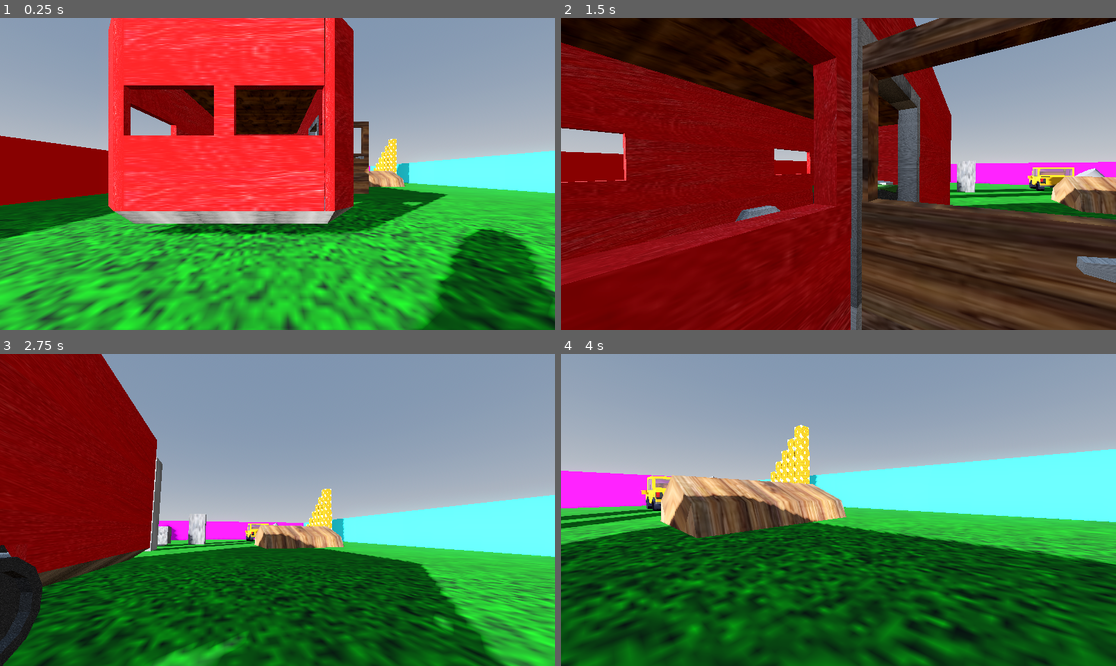
Above: before the commit, frames 1-4 (two rows, left to right).
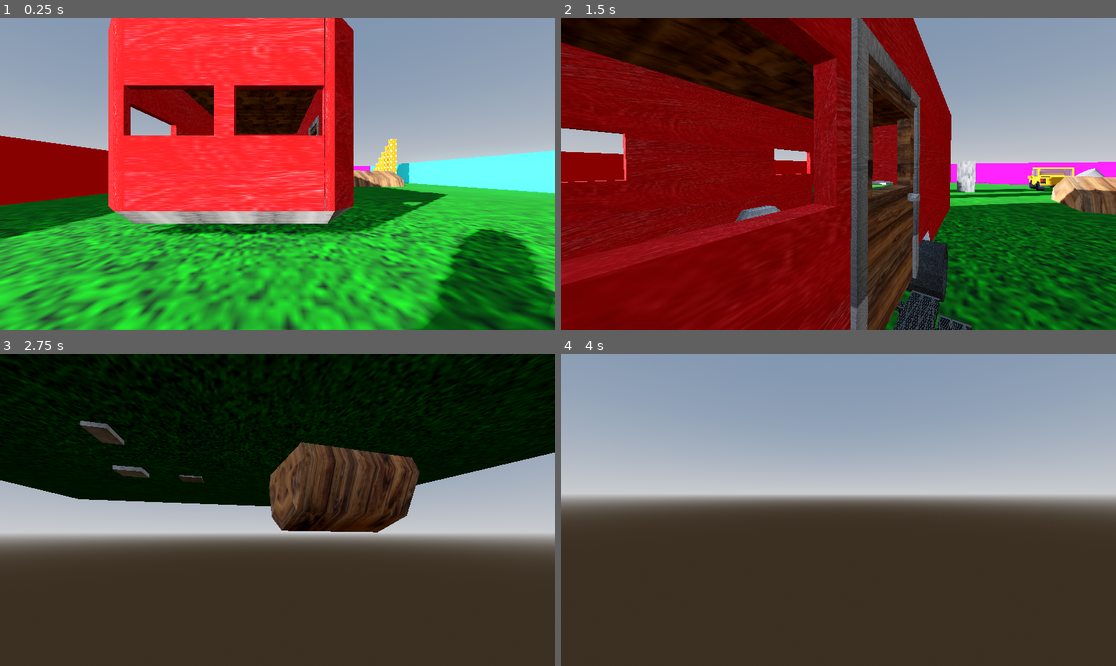
Above: after the commit, the same moments.

Repository: Solaros711/lockertesting
Game: Godot game, scene res://scenes/world.tscn
Same seed, same stepped clock (60 frames per second), same inputs: the game is played once before the commit and once after it.
Inputs (mouse positions are in pixels of both pictures, inside the frame that each line leads up to):
- Up to frame 1 (0.25 s): no input
- Up to frame 2 (1.5 s): move the mouse to (866, 174) at 0.52 s; hold W (forward) from 0.53 s (still down); tap E (interact) at 0.6, 1.35 s; tap Space (jump) at 0.77 s; move the mouse to (810, 174) at 1.27 s
- Up to frame 3 (2.75 s): keep holding W (forward); tap Space (jump) at 1.52 s; move the mouse to (288, 503) at 2.02 s; tap E (interact) at 2.1 s
- Up to frame 4 (4 s): keep holding W (forward); move the mouse to (832, 516) at 2.77 s; tap E (interact) at 2.85, 3.6 s; tap Space (jump) at 3.02, 3.77 s; move the mouse to (877, 513) at 3.52 s

The runs differ from the first frame. In frame 1, 0.5% of the frame differs, in the area x 55-67%, y 33-60%; in frame 2, 22%; in frame 3, 95%, in the area x 0-100%, y 0-100%; in frame 4, 63%.

Commit message:
updated names

Diff:
--- a/imports/rv/rv test6.tscn
+++ b/imports/rv/rv test6.tscn
@@ -1391,7 +1391,7 @@
 skeleton = NodePath("")
 
 [node name="door_body" type="Node3D" parent="Node/root/outer/walls/east/door"]
-transform = Transform3D(-4.37114e-08, 0, -1, 0, 1, 0, 1, 0, -4.37114e-08, 1.68359, 1.10547, 1.69141)
+transform = Transform3D(1, 0, 0, 0, 1, 0, 0, 0, 1, 1.68359, 1.10547, 1.69141)
 
 [node name="door_handle" type="Node3D" parent="Node/root/outer/walls/east/door/door_body"]
 transform = Transform3D(1, 0, 0, 0, 1, 0, 0, 0, 1, 0.0898438, -0.0195313, -0.941406)
--- a/scenes/world.tscn
+++ b/scenes/world.tscn
@@ -150,17 +150,17 @@
 transform = Transform3D(0.787064, -0.616871, 0, 0.616871, 0.787064, 0, 0, 0, 1, 7.6571, -0.0568781, 8.27894)
 use_collision = true
 
-[node name="blockbench_export3" parent="." instance=ExtResource("8_4mrxx")]
+[node name="blocks" parent="." instance=ExtResource("8_4mrxx")]
 transform = Transform3D(1, 0, 0, 0, 1, 0, 0, 0, 1, 9.58836, -0.498999, 7.33168)
 
-[node name="blockbench_export4" parent="." instance=ExtResource("10_w7kh3")]
+[node name="ghoul" parent="." instance=ExtResource("10_w7kh3")]
 transform = Transform3D(0.6, 0, 0, 0, 0.6, 0, 0, 0, 0.6, -3.63192, -0.495351, 5.2707)
 
-[node name="blockbench_export7" parent="." instance=ExtResource("12_jhx03")]
+[node name="bot" parent="." instance=ExtResource("12_jhx03")]
 transform = Transform3D(1, 0, 0, 0, 1, 0, 0, 0, 1, -4.90968, -0.295874, 3.50558)
 
-[node name="blockbench_export" parent="." instance=ExtResource("9_7r4gi")]
+[node name="truck" parent="." instance=ExtResource("9_7r4gi")]
 transform = Transform3D(1.7, 0, 0, 0, 1.7, 0, 0, 0, 1.7, 6.68379, -0.499, 4.57465)
 
-[node name="blockbench_export2" parent="." instance=ExtResource("11_q5onr")]
+[node name="rv" parent="." instance=ExtResource("11_q5onr")]
 transform = Transform3D(1, 0, 0, 0, 1, 0, 0, 0, 1, -0.168623, -0.499, 21.8103)
